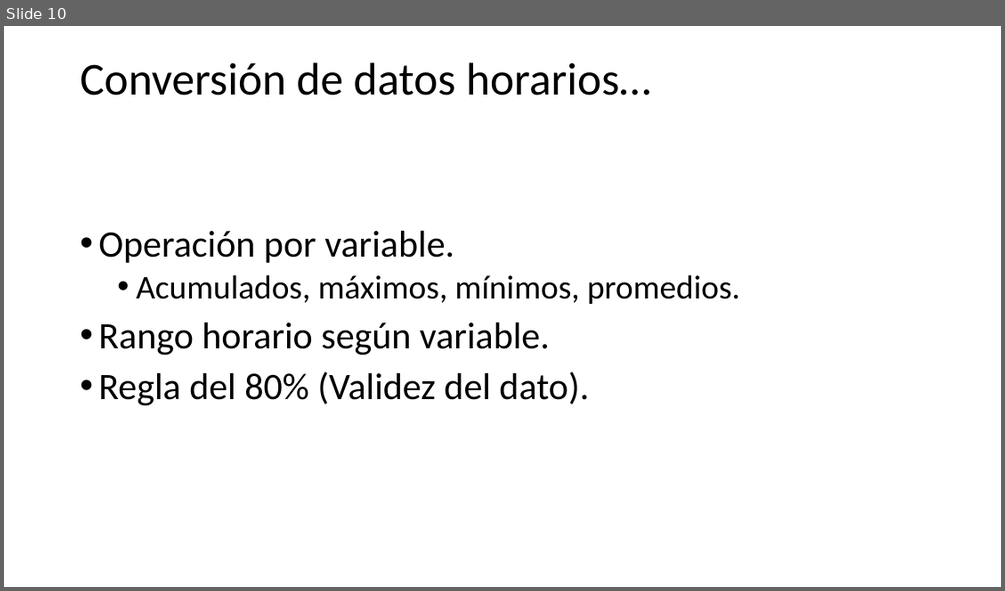
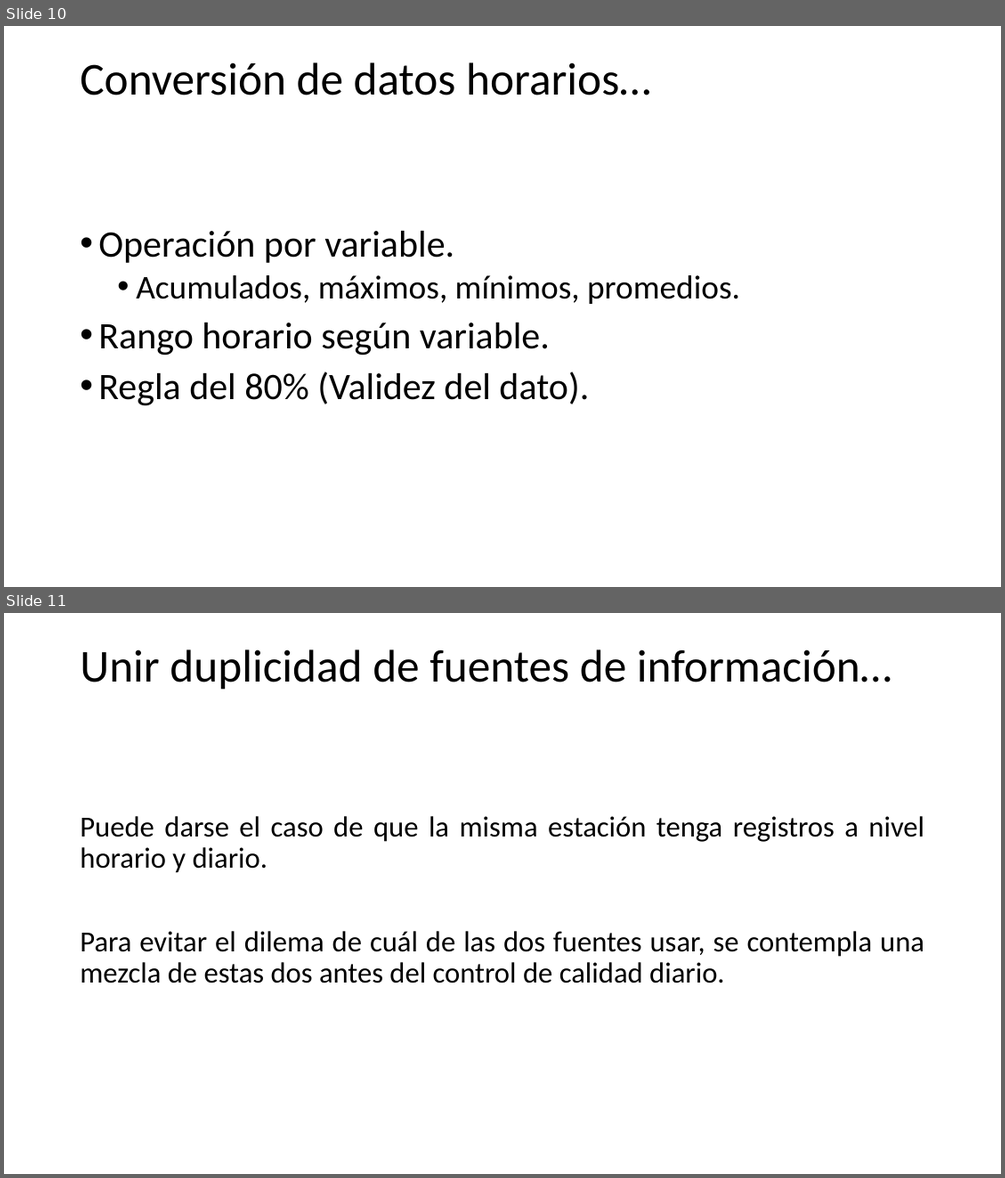
Before and after one commit to victor1130/Scripts_Clima, a slide deck: Tratamiento de datos climáticos.pptx. Shown one above the other, each under a label of ours: slide 10 before the commit, slides 10 and 11 after it. The pictures are 1005x591 and 1005x1178 pixels, drawn with LibreOffice and Linux fonts; fonts in the diff are those of the drawing. Boxes give left, top, right and bottom in pixels: in the first picture for what was removed or moved away, otherwise in the second. Text is boxed around its words. In the diff, an @@ line names an element or a change of style, - is before the commit and + after.

```diff
--- a/Tratamiento de datos climáticos.pptx
+++ b/Tratamiento de datos climáticos.pptx
@@ slide 11 added at bbox=[4, 613, 1001, 1174], background #FFFFFF @@
@@ title added at bbox=[80, 649, 891, 690], 44 pt, text #000000 @@
+Unir duplicidad de fuentes de información…
@@ text added at bbox=[80, 816, 924, 983], 28 pt, text #000000 @@
+Puede darse el caso de que la misma estación tenga registros a nivel horario y diario.
+Para evitar el dilema de cuál de las dos fuentes usar, se contempla una mezcla de estas dos antes del control de calidad diario.
```
Also in this commit, not shown: 9 slides changed, 1 other slide added, 2 other files.
